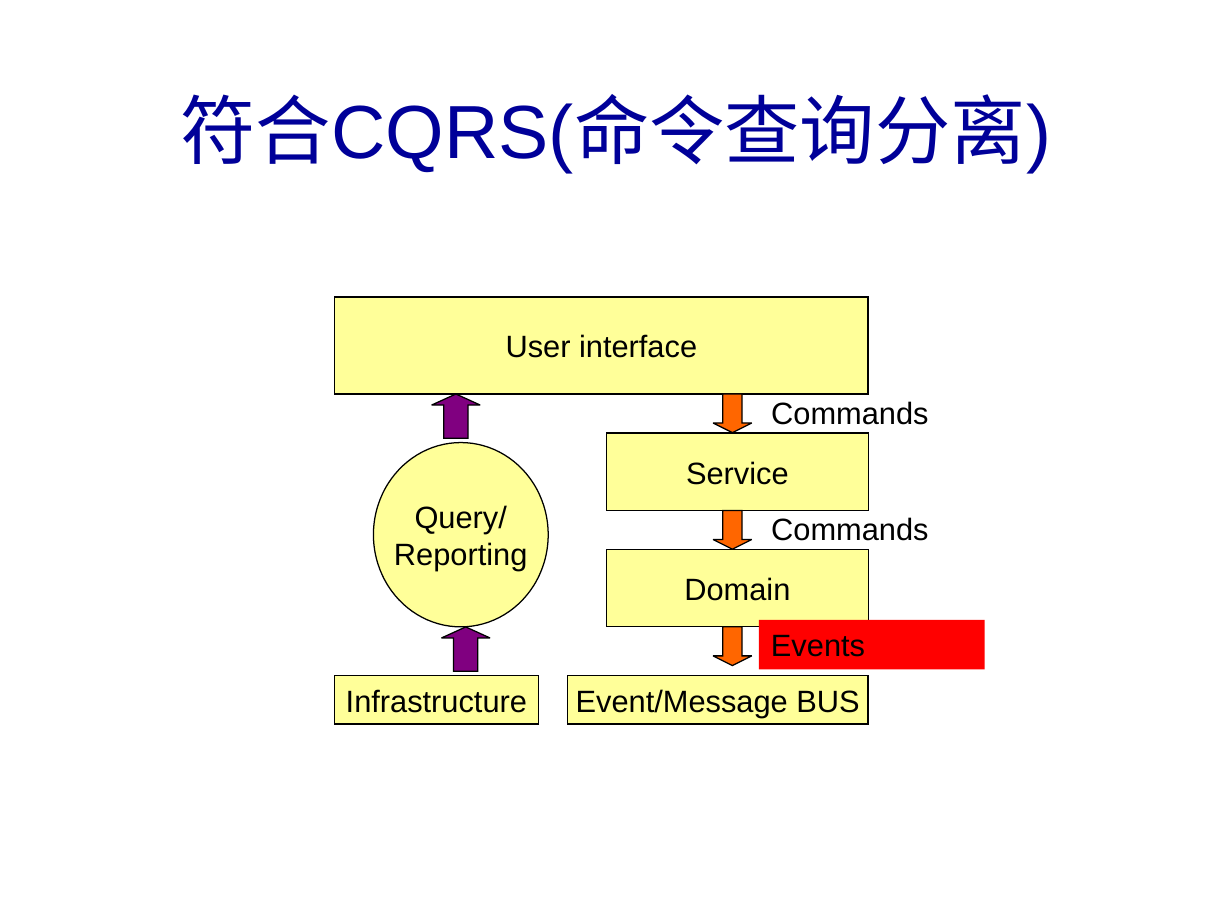
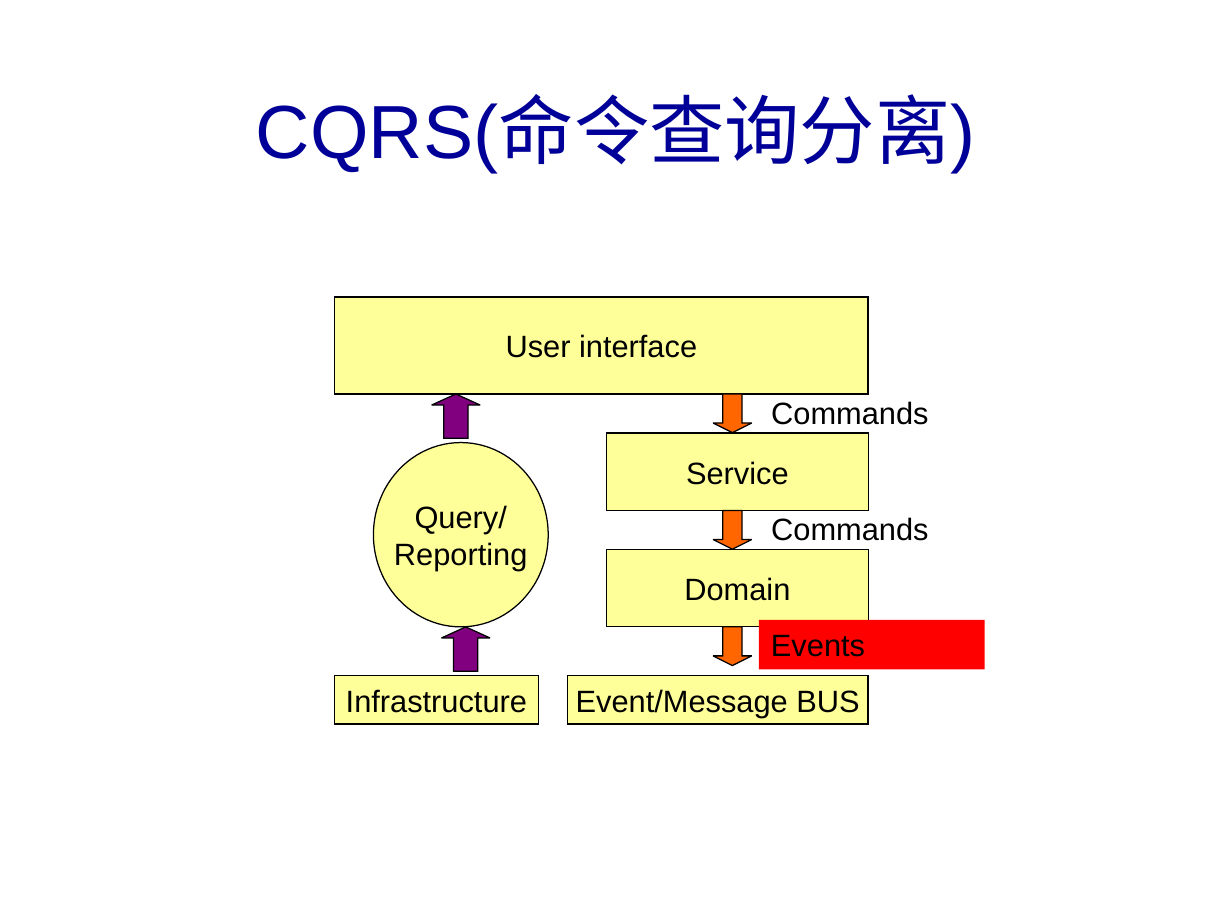
Before and after one commit to banq/jdonframework, a slide deck: slide 15 of doc/chinese/JdonFramework.ppt. Drawn at 1232x924 pixels with LibreOffice and Linux fonts; fonts in the diff are those of the drawing; background and template pictures are left out. Boxes give left, top, right and bottom in pixels: in the first picture for what was removed or moved away, otherwise in the second. Text is boxed around its words. In the diff, an @@ line names an element or a change of style, - is before the commit and + after.

```diff
--- a/doc/chinese/JdonFramework.ppt
+++ b/doc/chinese/JdonFramework.ppt
@@ title at <box>256,98,976,172</box>: text changed @@
-符合CQRS(命令查询分离)
+CQRS(命令查询分离)
```
Also in this commit, not shown: 3 other slides changed, 4 slides added, 3 slides removed, 4 other files.
